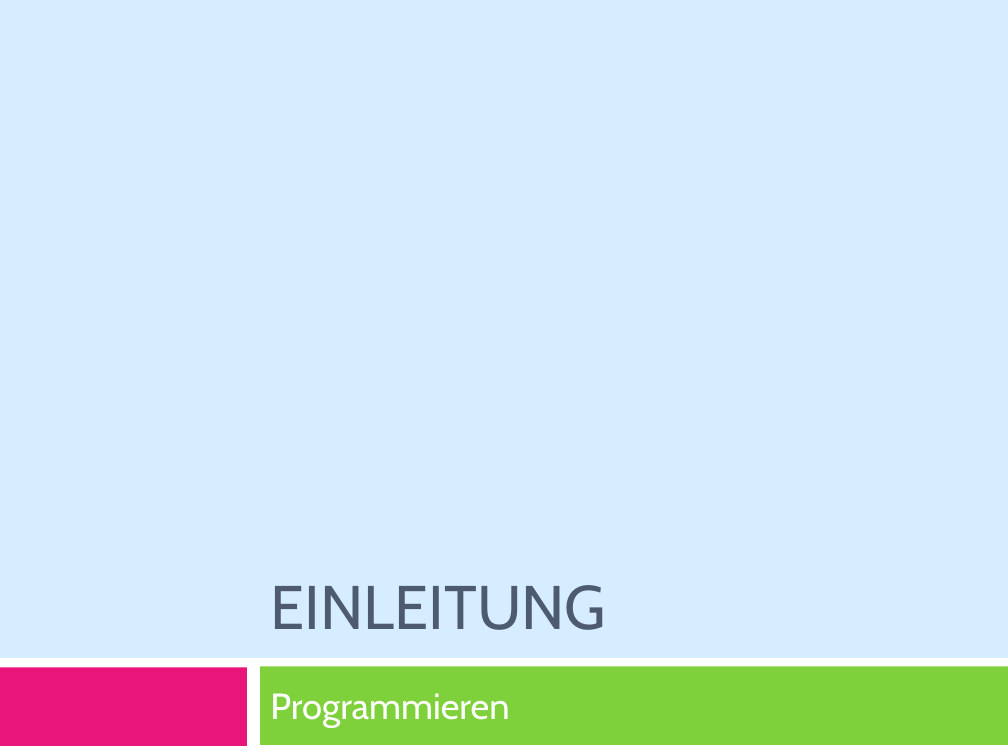
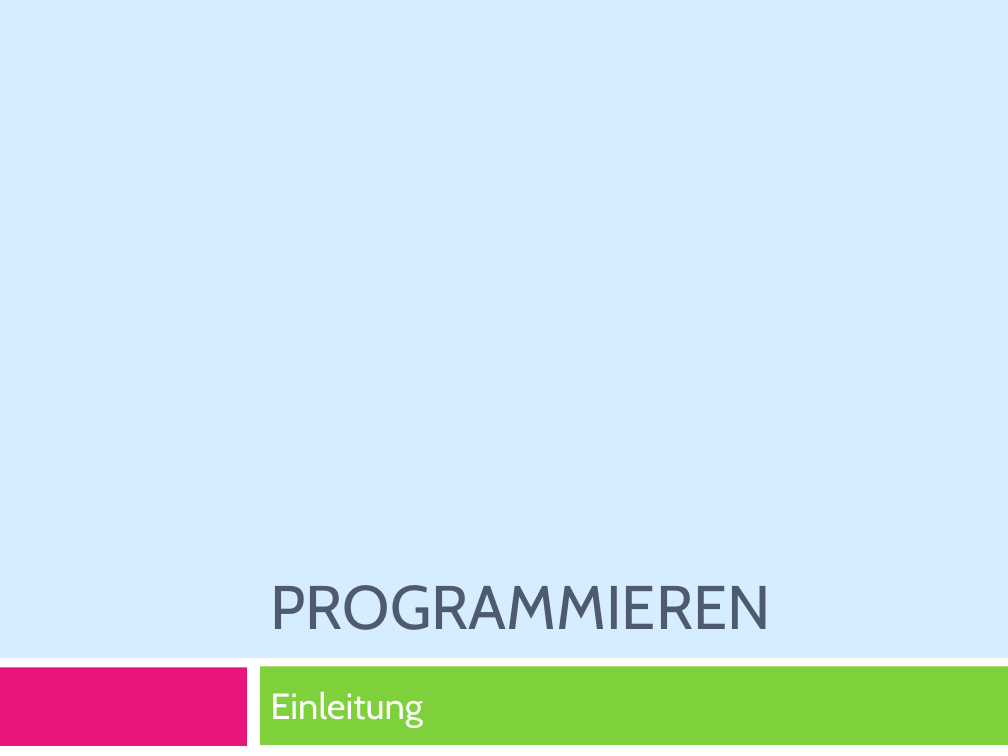
Before and after one commit to marcojakob/greenfoot-kara, a slide deck: slide 1 of presentations-de/praesentation-01-einleitung.pptx. Drawn at 1008x756 pixels with LibreOffice and Linux fonts; fonts in the diff are those of the drawing. Boxes give left, top, right and bottom in pixels: in the first picture for what was removed or moved away, otherwise in the second. Text is boxed around its words. In the diff, an @@ line names an element or a change of style, - is before the commit and + after.

```diff
--- a/presentations-de/praesentation-01-einleitung.pptx
+++ b/presentations-de/praesentation-01-einleitung.pptx
@@ title at <box>270,585,770,630</box>: text changed @@
-EINLEITUNG
+PROGRAMMIEREN
@@ subtitle at <box>270,691,423,727</box>: text changed @@
-Programmieren
+Einleitung
```
Also in this commit, not shown: 5 other slides changed, 6 other files.
